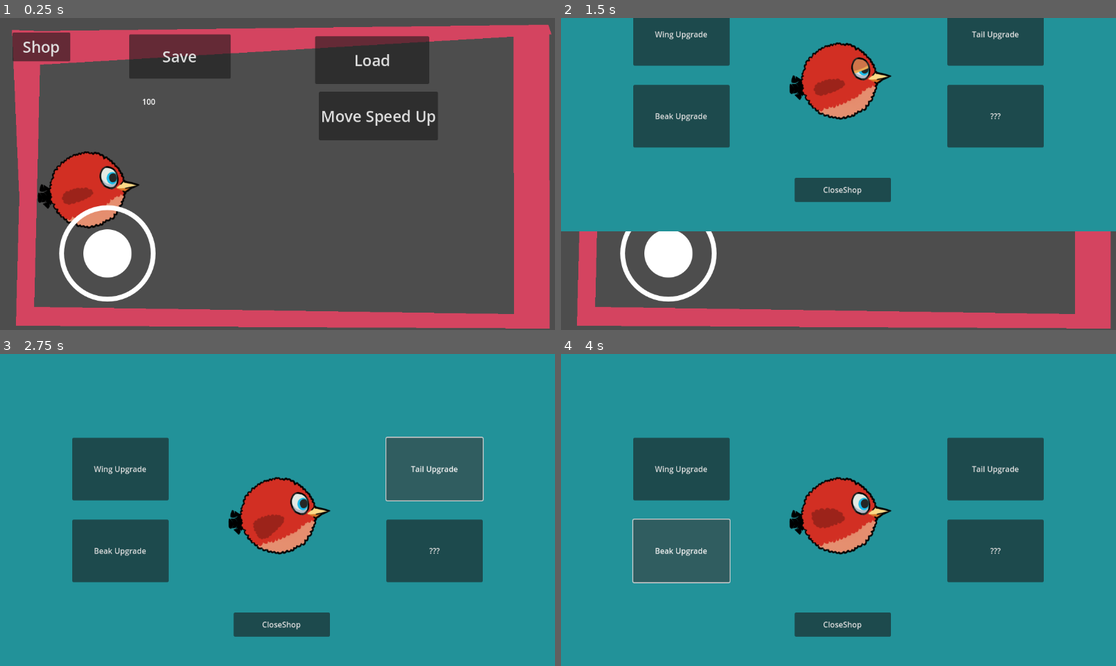
Above: before the commit, frames 1-4 (two rows, left to right).
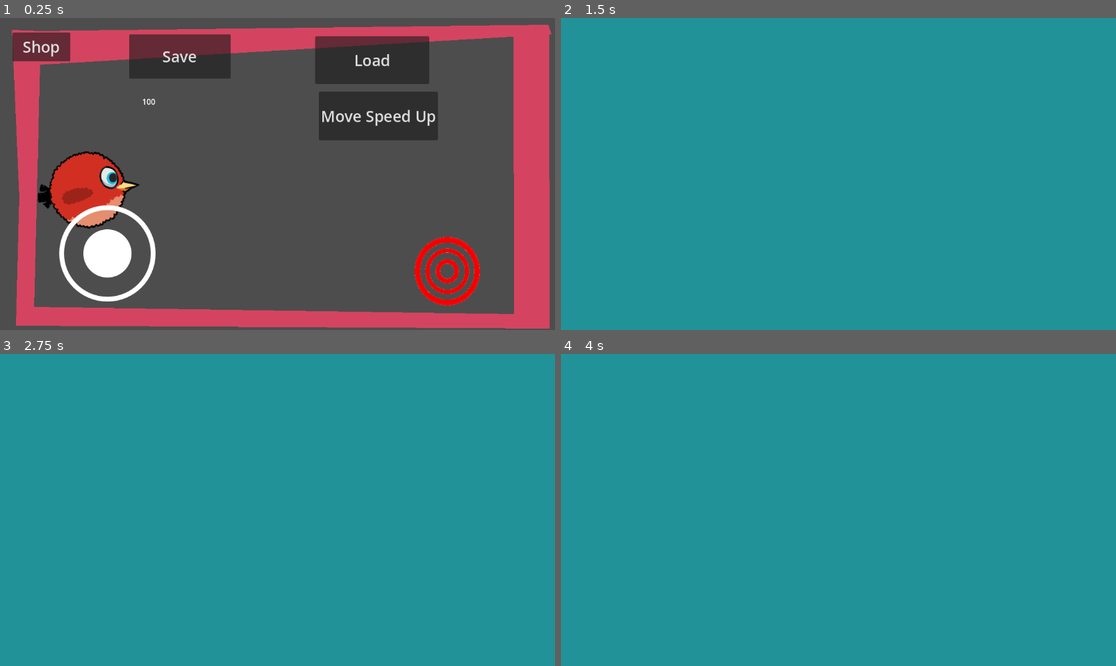
Above: after the commit, the same moments.

Repository: alikandir/Project-Pigeon
Game: Godot game, scene res://scenes/game.tscn
Same seed, same stepped clock (60 frames per second), same inputs: the game is played once before the commit and once after it. The engine's default icon, where the game draws it, is replaced by a stand-in: a white triangle on a blue panel in a dark square.
Inputs (mouse positions are in pixels of both pictures, inside the frame that each line leads up to):
- Up to frame 1 (0.25 s): no input
- Up to frame 2 (1.5 s): click "Move Speed Up" at 0.5 s; click "Shop" at 1.25 s
- Up to frame 3 (2.75 s): move the mouse to (399, 494) at 2.02 s; hold Right (ui_right) from 2.03 s (still down); click (399, 494) at 2.17 s; tap Up (ui_up) at 2.27 s
- Up to frame 4 (4 s): release Right (ui_right) at 2.75 s; click (683, 469) at 2.75 s, where only the run before the commit has a clickable "Wing Upgrade"; click (683, 550) at 3.5 s, where only the run before the commit has a clickable "Beak Upgrade"

The runs differ from the first frame. In frame 1, 1.2% of the frame differs, in the area x 74-87%, y 70-93%; in frame 2, 48%, in the area x 0-100%, y 0-100%; in frame 3, 18%; in frame 4, 18%.

Commit message:
damaging

Diff:
--- /dev/null
+++ b/scenes/area_2d_collision.tscn
@@ -0,0 +1,9 @@
+[gd_scene load_steps=2 format=3 uid="uid://t25itj8nv2g0"]
+
+[sub_resource type="CircleShape2D" id="CircleShape2D_2bkkh"]
+
+[node name="Area2D" type="Area2D"]
+
+[node name="CollisionShape2D" type="CollisionShape2D" parent="."]
+scale = Vector2(25, 25)
+shape = SubResource("CircleShape2D_2bkkh")
--- a/scenes/game.tscn
+++ b/scenes/game.tscn
@@ -1,12 +1,14 @@
-[gd_scene load_steps=8 format=3 uid="uid://bkoucsxhus00n"]
+[gd_scene load_steps=10 format=3 uid="uid://bkoucsxhus00n"]
 
 [ext_resource type="Script" path="res://scripts/game.gd" id="1_m4cev"]
 [ext_resource type="PackedScene" uid="uid://de82qgrnv8shf" path="res://scenes/player.tscn" id="2_x1xau"]
+[ext_resource type="PackedScene" uid="uid://t25itj8nv2g0" path="res://scenes/area_2d_collision.tscn" id="3_b4mip"]
 [ext_resource type="Script" path="res://scripts/ExampleLevel.gd" id="3_f8vwv"]
 [ext_resource type="Script" path="res://scripts/saver_and_loader.gd" id="4_4ejsg"]
 [ext_resource type="PackedScene" uid="uid://7mjoq5x80nwc" path="res://scenes/spawner.tscn" id="5_6wpw3"]
 [ext_resource type="Resource" uid="uid://bxny5bfle0pkq" path="res://resources/player_stats.tres" id="5_an8px"]
 [ext_resource type="PackedScene" uid="uid://dmr0fcamx7t56" path="res://scenes/virtual_joystick.tscn" id="6_fvs8i"]
+[ext_resource type="Texture2D" uid="uid://bdj1p4plrc5h2" path="res://sprites/target.png" id="9_evhjh"]
 
 [node name="Game" type="Node2D"]
 script = ExtResource("1_m4cev")
@@ -14,6 +16,10 @@
 [node name="Player" parent="." node_paths=PackedStringArray("joystick") instance=ExtResource("2_x1xau")]
 position = Vector2(180, 345)
 joystick = NodePath("../CanvasLayer/Joystick")
+
+[node name="CollisionCheck" parent="Player" instance=ExtResource("3_b4mip")]
+position = Vector2(-1, 11)
+scale = Vector2(0.355874, 0.355874)
 
 [node name="CanvasLayer" type="CanvasLayer" parent="."]
 
@@ -74,7 +80,7 @@
 [node name="Utilities" type="Node" parent="."]
 
 [node name="Spawner" parent="Utilities" instance=ExtResource("5_6wpw3")]
-position = Vector2(576, 428)
+position = Vector2(586, 422)
 spawn_rate = 2.0
 spawn_to_left = true
 
@@ -82,6 +88,16 @@
 script = ExtResource("4_4ejsg")
 player = ExtResource("5_an8px")
 
+[node name="Target" type="Sprite2D" parent="." groups=["Enemy"]]
+position = Vector2(835, 455)
+scale = Vector2(0.207597, 0.207597)
+texture = ExtResource("9_evhjh")
+centered = false
+
+[node name="Area2D" parent="Target" instance=ExtResource("3_b4mip")]
+position = Vector2(452.8, 337.192)
+scale = Vector2(1.45179, 1.45179)
+
 [connection signal="pressed" from="CanvasLayer/Button" to="." method="_on_button_pressed"]
 [connection signal="pressed" from="CanvasLayer/Button2" to="." method="_on_button_2_pressed"]
 [connection signal="pressed" from="CanvasLayer/Button3" to="." method="_on_button_3_pressed"]
--- a/scenes/upgrade_screen.tscn
+++ b/scenes/upgrade_screen.tscn
@@ -43,6 +43,36 @@
 }]
 
 [sub_resource type="SpriteFrames" id="SpriteFrames_cn2bt"]
+
+[sub_resource type="Animation" id="Animation_hngbs"]
+length = 0.001
+tracks/0/type = "value"
+tracks/0/imported = false
+tracks/0/enabled = true
+tracks/0/path = NodePath(".:position")
+tracks/0/interp = 1
+tracks/0/loop_wrap = true
+tracks/0/keys = {
+"times": PackedFloat32Array(0),
+"transitions": PackedFloat32Array(1),
+"update": 0,
+"values": [Vector2(0, -644)]
+}
+
+[sub_resource type="Animation" id="Animation_8lmyo"]
+resource_name = "scene_closing"
+tracks/0/type = "value"
+tracks/0/imported = false
+tracks/0/enabled = true
+tracks/0/path = NodePath(".:position")
+tracks/0/interp = 1
+tracks/0/loop_wrap = true
+tracks/0/keys = {
+"times": PackedFloat32Array(0, 1),
+"transitions": PackedFloat32Array(0.366022, 1.07177),
+"update": 0,
+"values": [Vector2(0, 0), Vector2(0, -651)]
+}
 
 [sub_resource type="Animation" id="Animation_fuu0e"]
 resource_name = "scene_opening"
@@ -59,36 +89,6 @@
 "values": [Vector2(0, -644), Vector2(0, 0)]
 }
 
-[sub_resource type="Animation" id="Animation_hngbs"]
-length = 0.001
-tracks/0/type = "value"
-tracks/0/imported = false
-tracks/0/enabled = true
-tracks/0/path = NodePath(".:position")
-tracks/0/interp = 1
-tracks/0/loop_wrap = true
-tracks/0/keys = {
-"times": PackedFloat32Array(0),
-"transitions": PackedFloat32Array(1),
-"update": 0,
-"values": [Vector2(0, -644)]
-}
-
-[sub_resource type="Animation" id="Animation_8lmyo"]
-resource_name = "scene_closing"
-tracks/0/type = "value"
-tracks/0/imported = false
-tracks/0/enabled = true
-tracks/0/path = NodePath(".:position")
-tracks/0/interp = 1
-tracks/0/loop_wrap = true
-tracks/0/keys = {
-"times": PackedFloat32Array(0, 1),
-"transitions": PackedFloat32Array(0.366022, 1.07177),
-"update": 0,
-"values": [Vector2(0, 0), Vector2(0, -651)]
-}
-
 [sub_resource type="AnimationLibrary" id="AnimationLibrary_wbbfi"]
 _data = {
 "RESET": SubResource("Animation_hngbs"),
@@ -103,7 +103,8 @@
 anchor_right = 1.0
 anchor_bottom = 1.0
 offset_top = -644.0
-offset_bottom = -644.0
+offset_right = 5760.0
+offset_bottom = 2596.0
 grow_horizontal = 2
 grow_vertical = 2
 script = ExtResource("1_1x53w")
--- a/scripts/enemy.gd
+++ b/scripts/enemy.gd
@@ -2,6 +2,9 @@
 class_name Enemy
 @export var direction:int
 @export var speed:float
+
+var max_health = 20
+var current_health = max_health
 
 
 # Get the gravity from the project settings to be synced with RigidBody nodes.
--- a/scripts/player.gd
+++ b/scripts/player.gd
@@ -3,6 +3,7 @@
 @onready var beak = $BodyParts/Beak
 @onready var wings = $BodyParts/Wings
 @onready var tail = $BodyParts/Tail
+var damage = 10
 
 @export var joystick:CustomVirtualJoystick
 var friction = 2
@@ -18,6 +19,7 @@
 	look_at(position + joystick.output) #Movement vektör ile rotation takibi
 	slow_down_inertia(delta)
 	move_player(delta)
+
 
 
 
@@ -39,3 +41,8 @@
 	if !joystick.is_pressed:return
 	velocity=joystick.output * player_stats.move_speed
 	move_and_slide()
+
+func on_Area2D_body_entered(area):
+	if area.is_in_group("Enemy"):
+		area.apply_damage(damage)
+	print("damage implied")
Not shown, added: sprites/target.jpg.import
Binary file added: sprites/target.png
Not shown, added: sprites/target.png.import
Not shown, added: .DS_Store
Not shown, added: sprites/.DS_Store
Not shown, added: sprites/target.png~
